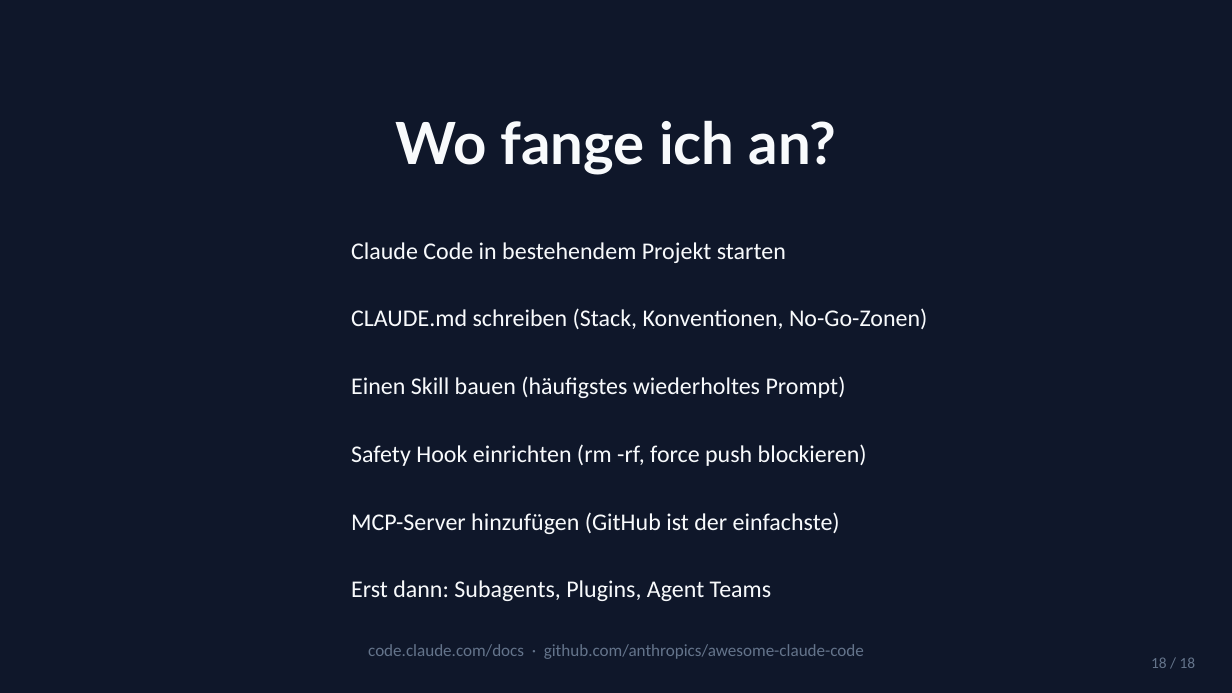
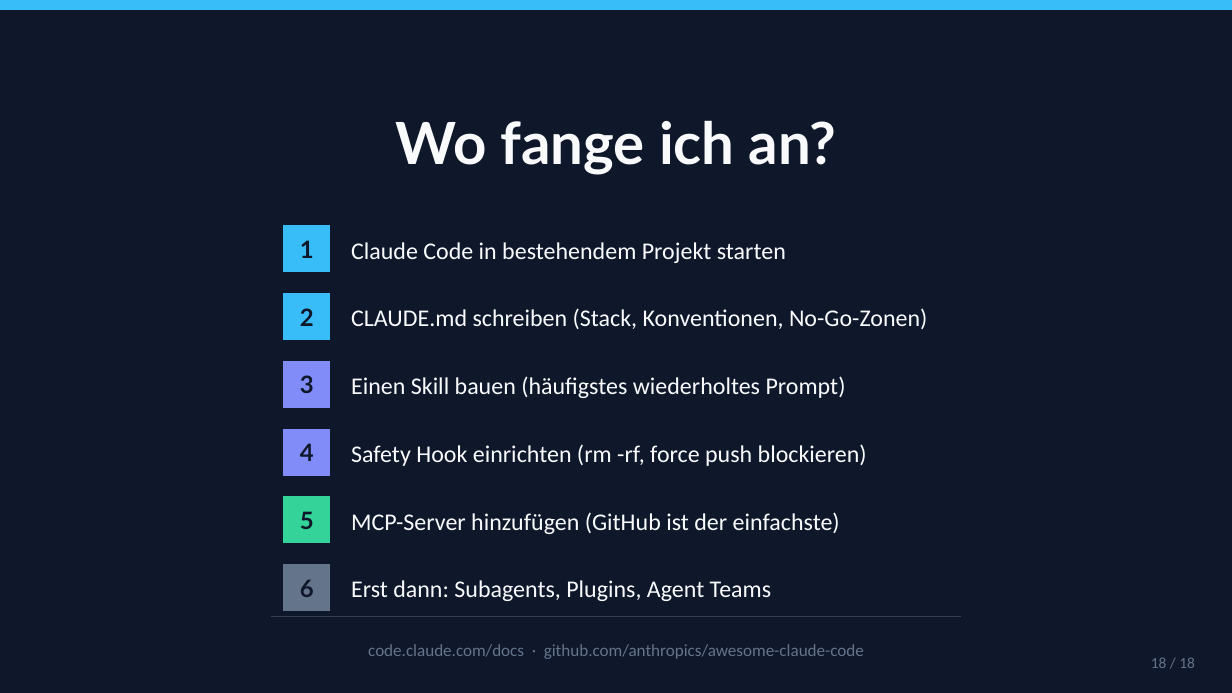
Before and after one commit to willneverusegit/dynamic-workshop, a slide deck: slide 18 of claude-code-workshop.pptx. Drawn at 1232x693 pixels with LibreOffice and Linux fonts; fonts in the diff are those of the drawing. Boxes give left, top, right and bottom in pixels: in the first picture for what was removed or moved away, otherwise in the second. Text is boxed around its words. In the diff, an @@ line names an element or a change of style, - is before the commit and + after.

```diff
--- a/claude-code-workshop.pptx
+++ b/claude-code-workshop.pptx
@@ rectangle removed at [0,0,1232,10] @@
@@ freeform shape added at [0,0,1232,10], fill #38BDF8 @@
@@ oval removed at [283,225,330,272] @@
@@ freeform shape added at [283,225,330,272], fill #38BDF8 @@
@@ text added at [300,240,314,258], 14 pt, text #0F172A, bold @@
+1
@@ oval removed at [283,293,330,340] @@
@@ freeform shape added at [283,293,330,340], fill #38BDF8 @@
@@ text added at [300,308,314,326], 14 pt, text #0F172A, bold @@
+2
@@ oval removed at [283,361,330,408] @@
@@ freeform shape added at [283,361,330,408], fill #818CF8 @@
@@ text added at [300,375,314,393], 14 pt, text #0F172A, bold @@
+3
@@ oval removed at [283,429,330,476] @@
@@ freeform shape added at [283,429,330,476], fill #818CF8 @@
@@ text added at [300,443,314,461], 14 pt, text #0F172A, bold @@
+4
@@ oval removed at [283,496,330,543] @@
@@ freeform shape added at [283,496,330,543], fill #34D399 @@
@@ text added at [300,511,314,529], 14 pt, text #0F172A, bold @@
+5
@@ oval removed at [283,564,330,611] @@
@@ freeform shape added at [283,564,330,611], fill #64748B @@
@@ text added at [300,580,314,597], 14 pt, text #0F172A, bold @@
+6
@@ rectangle removed at [271,616,961,617] @@
@@ freeform shape added at [271,616,961,617], fill #334155 @@
```
Also in this commit, not shown: 17 other slides changed, 7 other files.
